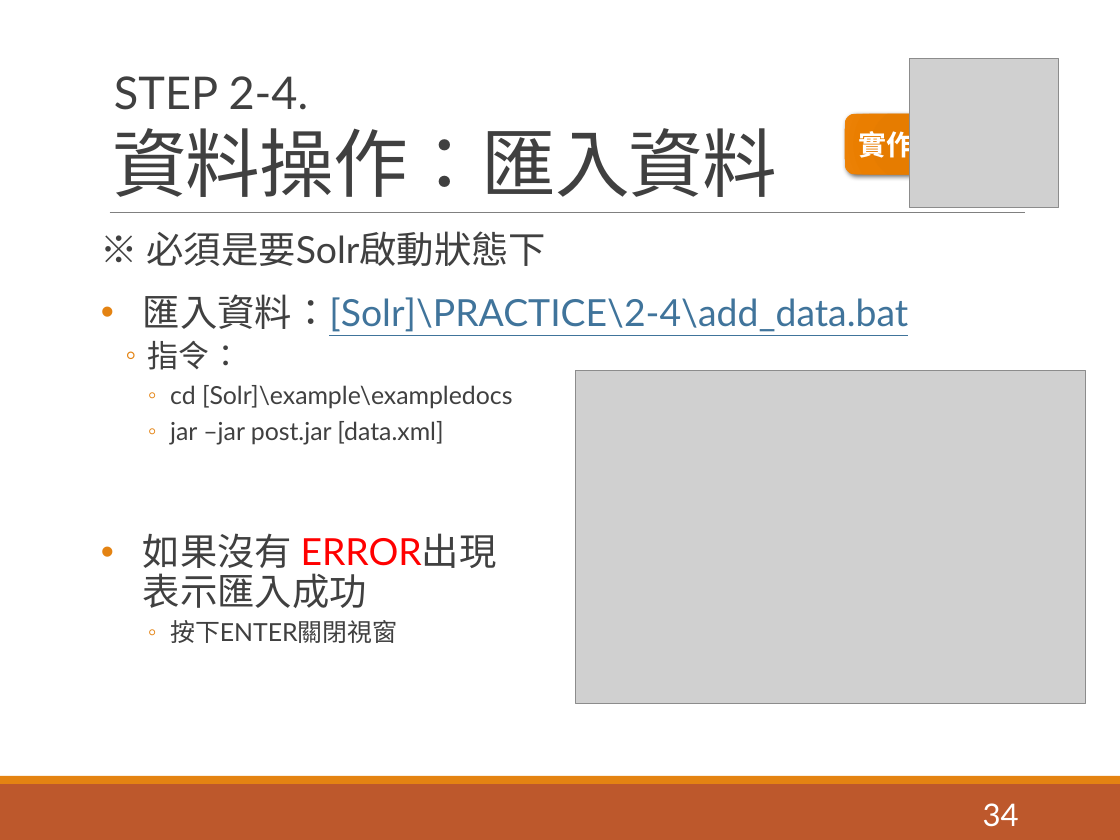
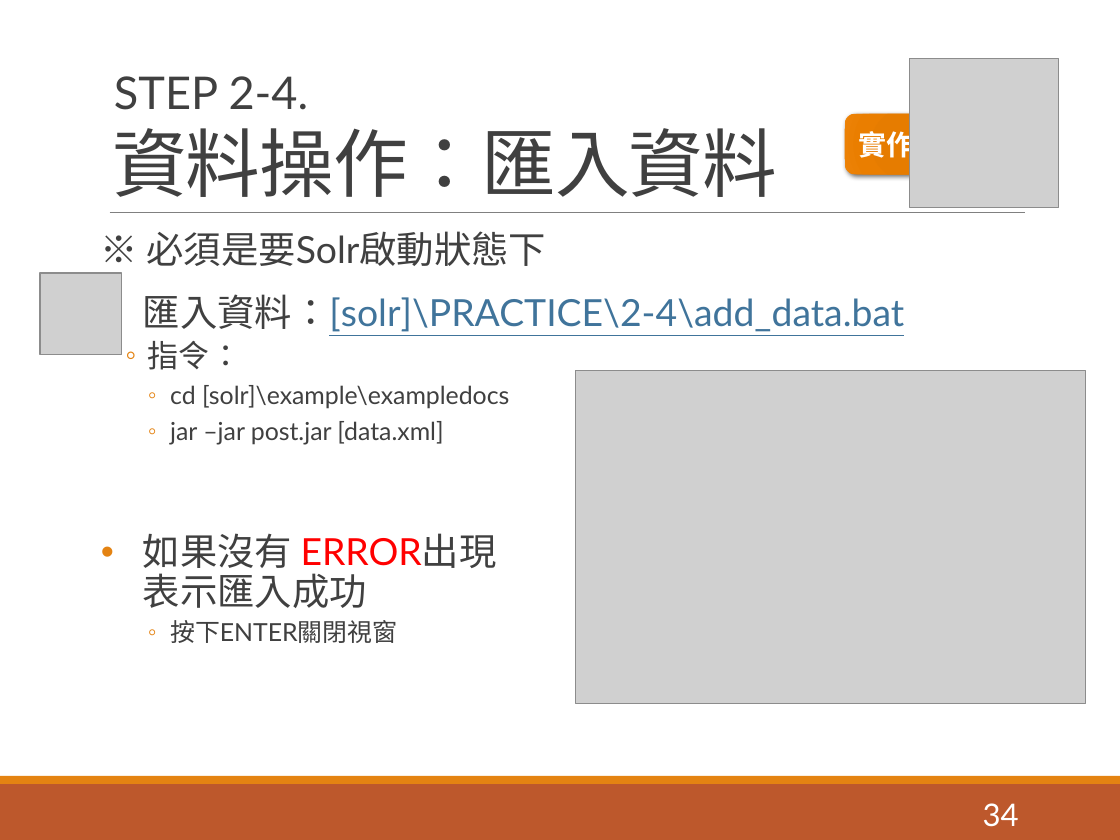
Before and after one commit to pulipulichen/ir-practice-solr, a slide deck: slide 34 of Apache Solr教學介紹.pptx. Drawn at 1120x840 pixels with LibreOffice and Linux fonts; fonts in the diff are those of the drawing; grey boxes stand for pictures. Boxes give left, top, right and bottom in pixels: in the first picture for what was removed or moved away, otherwise in the second. Text is boxed around its words. In the diff, an @@ line names an element or a change of style, - is before the commit and + after.

```diff
--- a/Apache Solr教學介紹.pptx
+++ b/Apache Solr教學介紹.pptx
@@ picture added at (40,273,122,355) @@
@@ text at (143,294,904,336): text changed @@
-• 匯入資料：[Solr]\PRACTICE\2-4\add_data.bat
+• 匯入資料：[solr]\PRACTICE\2-4\add_data.bat
@@ text at (170,385,509,409): text changed @@
-    ◦ cd [Solr]\example\exampledocs
+    ◦ cd [solr]\example\exampledocs
```
Also in this commit, not shown: 27 other slides changed, 1 slide added, 1 slide removed, 13 other files.
